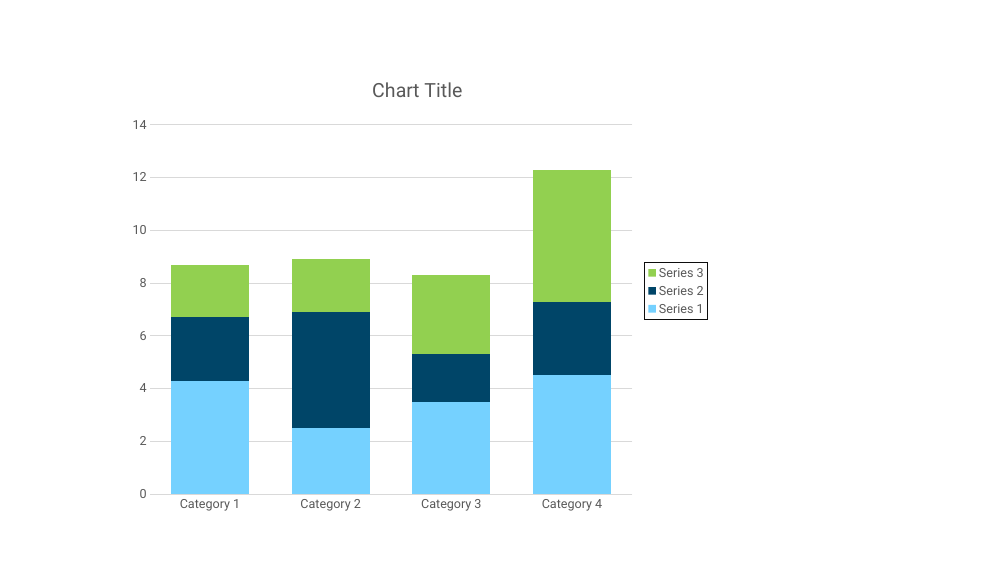
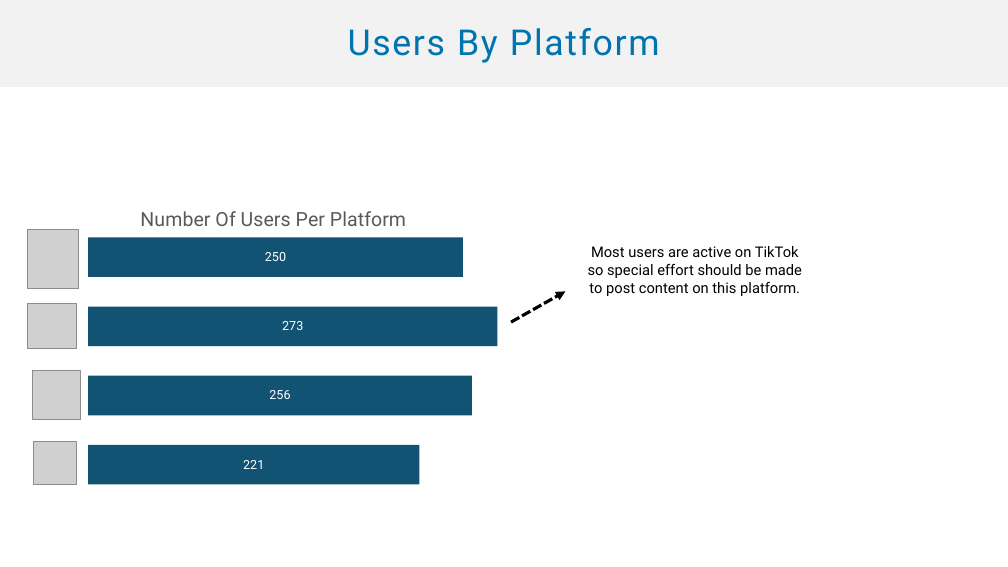
Before and after one commit to manavramesar/social-media-behaviour, a slide deck: slide 3 of Social Media Analysis Presentation.pptx. Drawn at 1008x567 pixels with LibreOffice and Linux fonts; fonts in the diff are those of the drawing; grey boxes stand for pictures. Boxes give left, top, right and bottom in pixels: in the first picture for what was removed or moved away, otherwise in the second. Text is boxed around its words. In the diff, an @@ line names an element or a change of style, - is before the commit and + after.

```diff
--- a/Social Media Analysis Presentation.pptx
+++ b/Social Media Analysis Presentation.pptx
@@ title added at [0,0,1008,87], fill #F2F2F2, 34 pt, text #0074AF @@
+Users By Platform
@@ column stacked chart at [9,192,538,523] @@
@@ column stacked chart to bar stacked chart @@
@@ title "Number Of Users Per Platform " added @@
-categories: Category 1, Category 2, Category 3, Category 4
+categories: 1, 2, 3, 4
-Series 1: 4.3, 2.5, 3.5, 4.5
+Series 1: 221, 256, 273, 250
@@ colour of Series 1 #75D1FF to #004568 at 93% opacity @@
@@ data labels of Series 1 added @@
-Series 2: 2.4, 4.4, 1.8, 2.8
+Series 2: -, -, -, -
@@ data labels of Series 2 added @@
-Series 3: 2, 2, 3, 5
+Series 3: -, -, -, -
@@ data labels of Series 3 added @@
@@ legend changed @@
@@ category axis changed @@
@@ value axis changed @@
@@ bar spacing changed @@
@@ plot area changed @@
@@ bar stacked chart: place and size @@
-bar stacked chart at [121,60,715,522]
+bar stacked chart at [9,192,538,523]
@@ picture added at [27,229,78,288] @@
@@ text added at [588,246,802,296], 14 pt, text #000000 @@
+Most users are active on TikTok so special effort should be made to post content on this platform.
@@ arrow added from (511, 322) to (566, 291), #000000 3 pt dashed @@
@@ picture added at [27,304,76,349] @@
@@ picture added at [33,371,81,420] @@
@@ picture added at [33,441,76,484] @@
```
Also in this commit, not shown: 1 other slide changed, 1 slide added, 1 slide removed.
